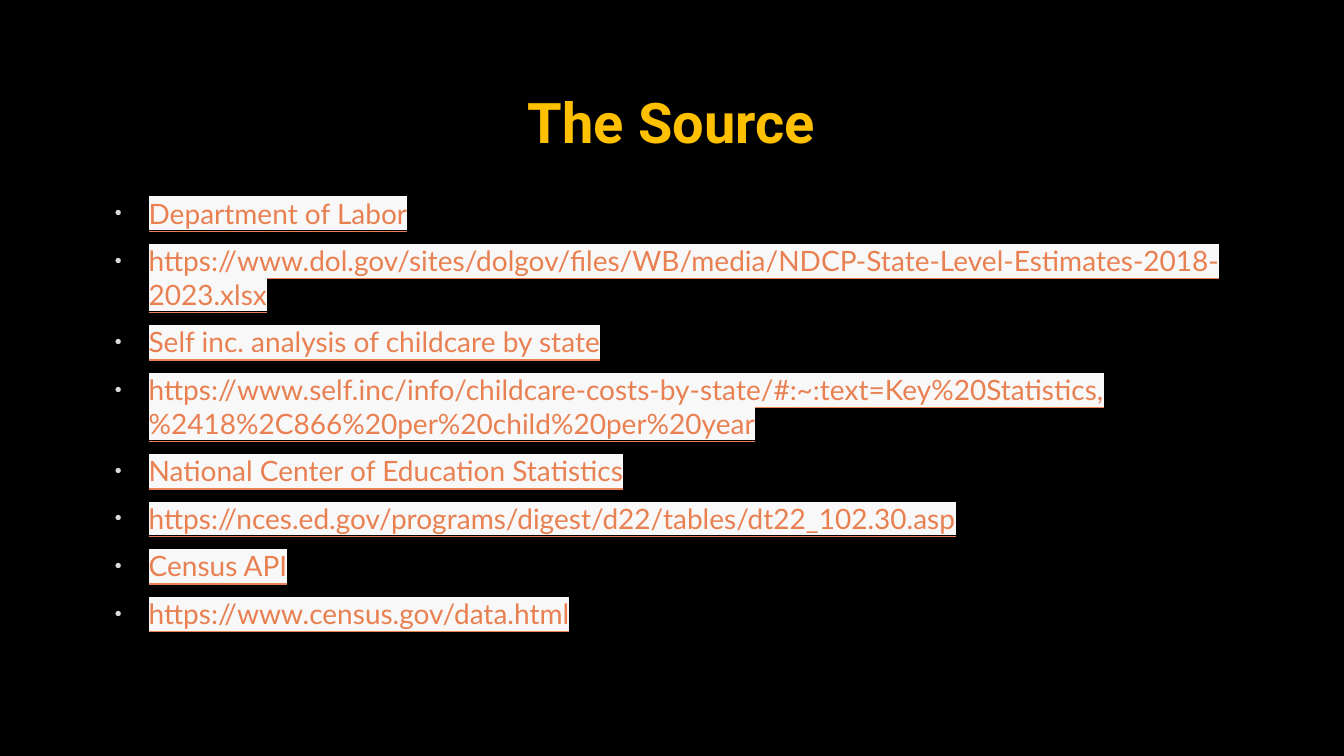
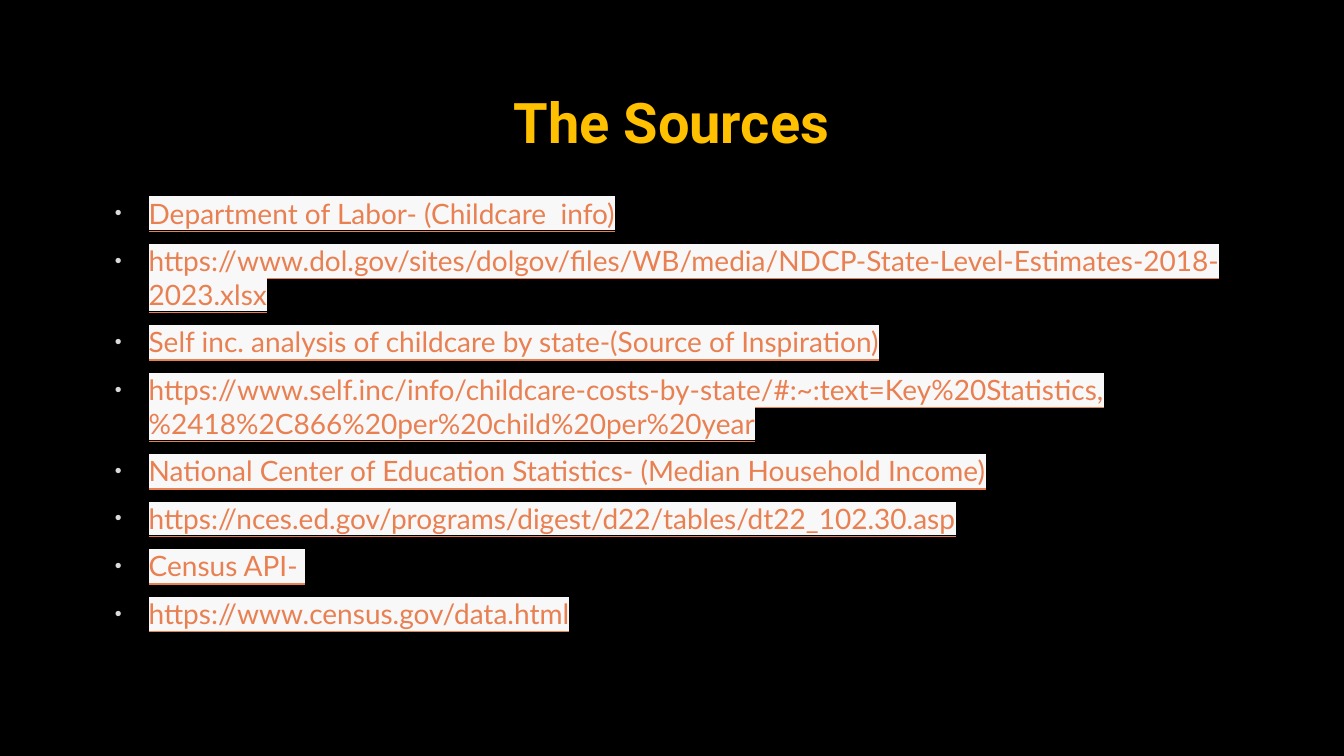
Before and after one commit to Clivesay1/Project-1, a slide deck: slide 14 of Project_1 Slidedeck.pptx (slide 12 before the commit). Drawn at 1344x756 pixels with LibreOffice and Linux fonts; fonts in the diff are those of the drawing; background and template pictures are left out. Boxes give left, top, right and bottom in pixels: in the first picture for what was removed or moved away, otherwise in the second. Text is boxed around its words. In the diff, an @@ line names an element or a change of style, - is before the commit and + after.

```diff
--- a/Project_1 Slidedeck.pptx
+++ b/Project_1 Slidedeck.pptx
@@ title at (x1=514, y1=101, x2=829, y2=144): text changed @@
-The Source
+The Sources
@@ text at (x1=149, y1=202, x2=615, y2=229): text changed @@
-• Department of Labor
+• Department of Labor- (Childcare info)
@@ text at (x1=149, y1=330, x2=878, y2=357): text changed @@
-• Self inc. analysis of childcare by state
+• Self inc. analysis of childcare by state-(Source of Inspiration)
@@ text at (x1=149, y1=459, x2=985, y2=485): text changed @@
-• National Center of Education Statistics
+• National Center of Education Statistics- (Median Household Income)
@@ text at (x1=149, y1=555, x2=298, y2=576): text changed @@
-• Census API
+• Census API-
```
Also in this commit, not shown: 3 other slides changed, 1 slide added.
